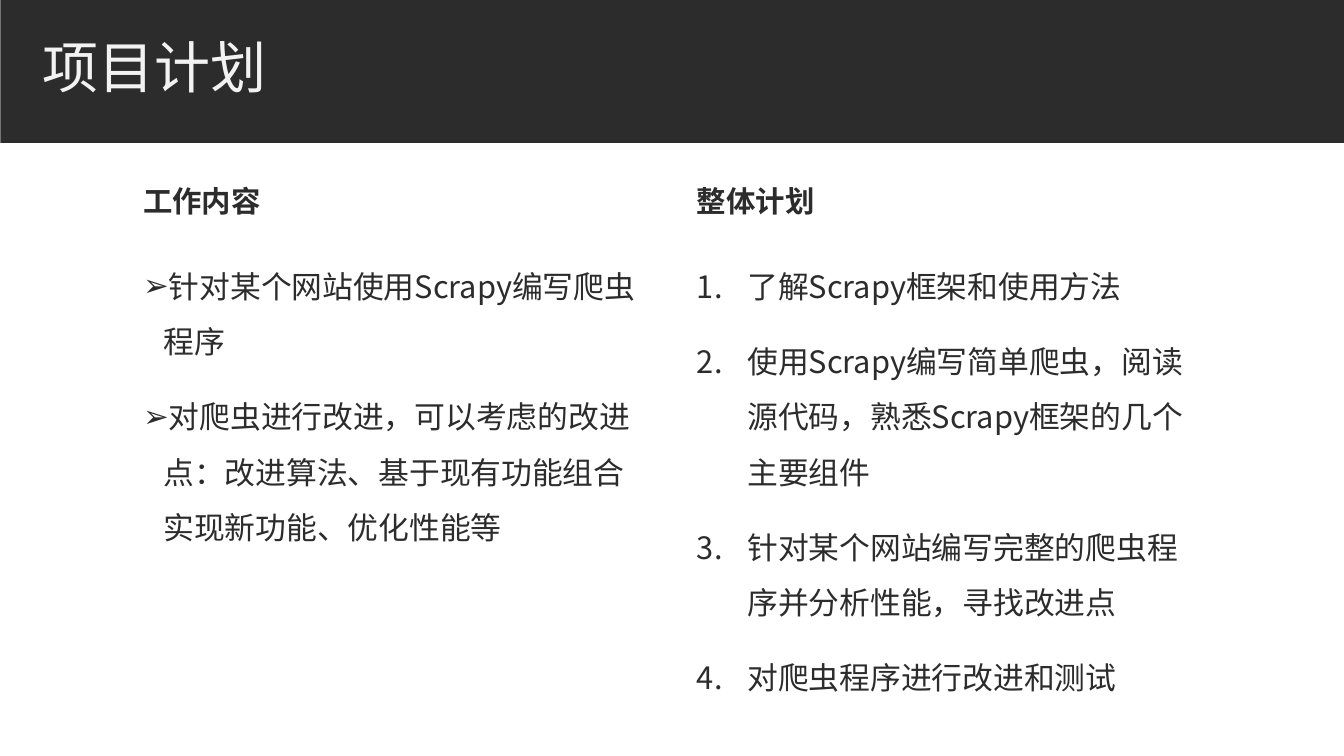
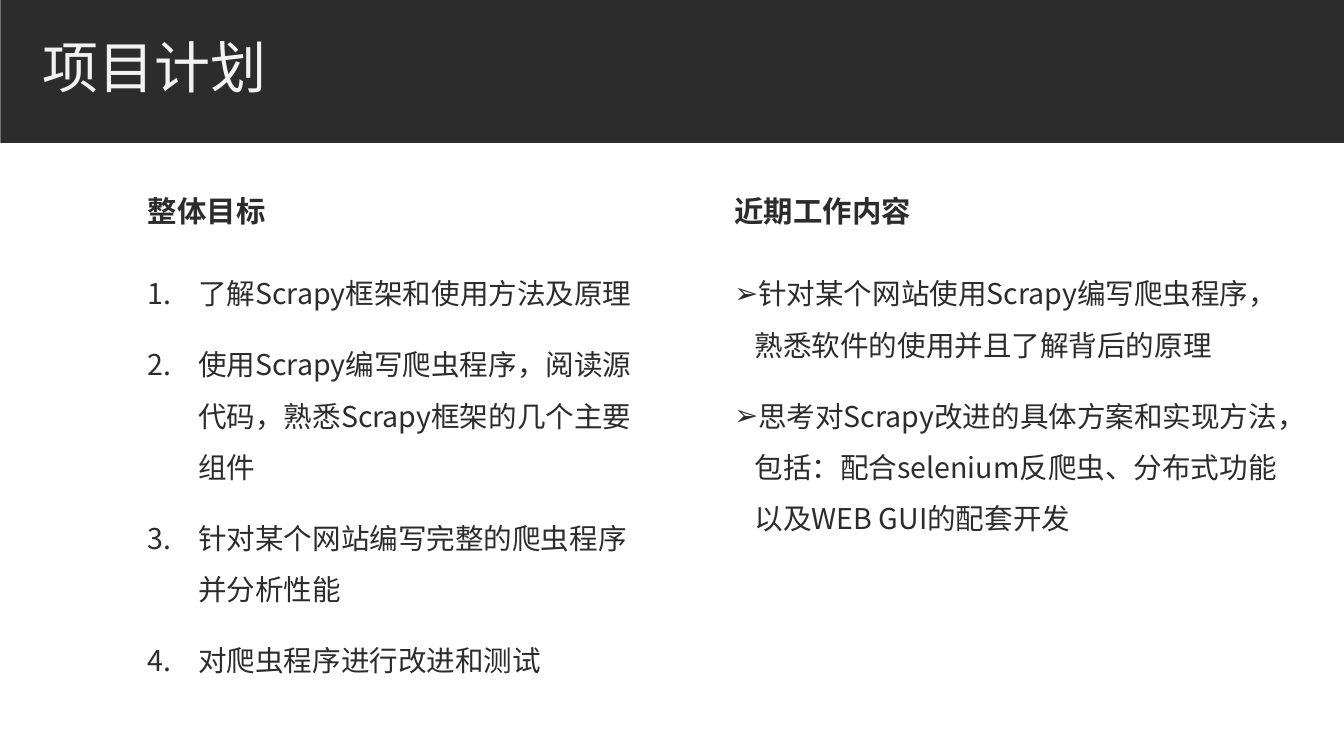
Before and after one commit to bhsei/20_H, a slide deck: slide 14 of 实验准备/汇报ppt.pptx (slide 9 before the commit). Drawn at 1344x756 pixels with LibreOffice and Linux fonts; fonts in the diff are those of the drawing. Boxes give left, top, right and bottom in pixels: in the first picture for what was removed or moved away, otherwise in the second. Text is boxed around its words. In the diff, an @@ line names an element or a change of style, - is before the commit and + after.

Commit message:
-version 2.0

```diff
--- a/实验准备/汇报ppt.pptx
+++ b/实验准备/汇报ppt.pptx
@@ text at <box>148,197,266,225</box>: text changed @@
-整体计划
+整体目标
@@ text at <box>734,196,910,225</box>: text changed @@
-工作内容
+近期工作内容
@@ text "了解Scrapy框架和使用方法及原理": place and size @@
-text "了解Scrapy框架和使用方法及原理" at <box>747,272,1183,692</box>
+text "了解Scrapy框架和使用方法及原理" at <box>198,280,631,674</box>
@@ text at <box>198,280,631,603</box>: text changed; size 22 to 20.4 pt @@
-1. 了解Scrapy框架和使用方法
-2. 使用Scrapy编写简单爬虫，阅读源代码，熟悉Scrapy框架的几个主要组件
-3. 针对某个网站编写完整的爬虫程序并分析性能，寻找改进点
+1. 了解Scrapy框架和使用方法及原理
+2. 使用Scrapy编写爬虫程序，阅读源代码，熟悉Scrapy框架的几个主要组件
+3. 针对某个网站编写完整的爬虫程序并分析性能
@@ text at <box>755,280,1305,532</box>: text changed; size 22 to 20.4 pt @@
-➢ 针对某个网站使用Scrapy编写爬虫程序
-➢ 对爬虫进行改进，可以考虑的改进点：改进算法、基于现有功能组合实现新功能、优化性能等
+➢ 针对某个网站使用Scrapy编写爬虫程序，熟悉软件的使用并且了解背后的原理
+➢ 思考对Scrapy改进的具体方案和实现方法，包括：配合selenium反爬虫、分布式功能以及WEB GUI的配套开发
@@ text at <box>198,647,541,674</box>: size 22 to 20.4 pt in "对爬虫程序进行改进和测试" @@
```
Also in this commit, not shown: 3 other slides changed, 6 slides added.
